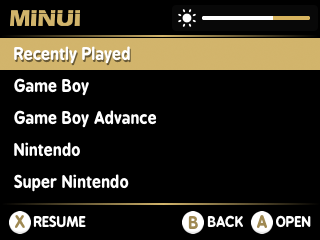
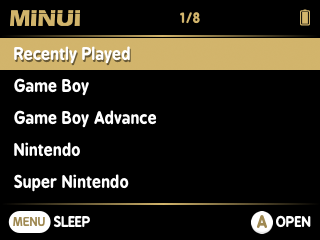
Layer changes from the first 320×240 image to the second:
hid group "overlay" (8 layers) over [172, 5, 318, 31]
hid group "B button alt" (5 layers) over [182, 211, 243, 234]
hid group "X button alt" (5 layers) over [9, 211, 86, 234]
showed group "MENU SLEEP" (2 layers) over [8, 211, 90, 233]
